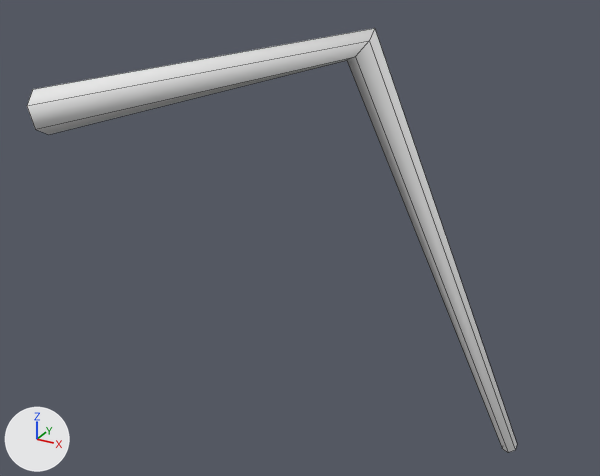
One commit to the FBX model unity/Assets/Art/Models/Mantis_Leg1.fbx: the scene before it, then after it.
Camera for both pictures: a 50 mm lens placed at (0.632, -0.6, 0.223), pointed at (0.215, 0.157, -0.155). The axes (+X, +Y, +Z) are drawn at lower left. The lights are the same throughout. The picture after the commit comes second. Mesh edges are drawn as thin lines. Where no turn or scale is listed for an object, it has been applied to the vertices.

The first picture shows 'Mantis_Leg1'.
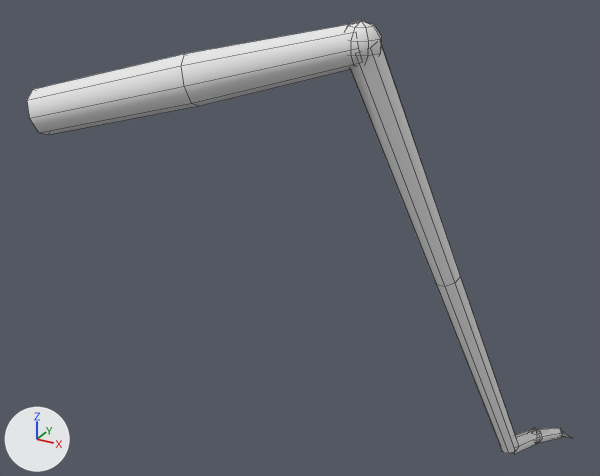
What the commit changed:
me_mantis_leg1 is used by ob_mantis_leg1; location (0.0, 0.0, 0.0).
me_mantis_leg1 had 18 vertices, 12 faces and spanned x -0.009..0.458, y -0.021..0.289, z -0.444..0.095.
me_mantis_leg1 now has 130 vertices, 116 faces and spans x -0.009..0.514, y -0.023..0.359, z -0.451..0.101.
me_mantis_leg1 part 1: a new loose piece, a UV sphere (8 segments, 5 rings, poles along z) spanning x 0.29..0.33, y 0.08..0.12, z 0.059..0.101, in mat_vertexcolor (white #e7e7e7).
me_mantis_leg1 part 2: a new loose piece, a UV sphere (6 segments, 4 rings, poles along z) spanning x 0.463..0.484, y 0.302..0.319, z -0.445..-0.425, in mat_vertexcolor (white #e7e7e7).
me_mantis_leg1 part 3: a new loose piece of 24 vertices spanning x 0.292..0.461, y 0.082..0.291, z -0.445..0.088, in mat_vertexcolor (white #e7e7e7).
me_mantis_leg1 part 4: a new loose piece of 18 vertices spanning x 0.442..0.502, y 0.274..0.345, z -0.451..-0.426, in mat_vertexcolor (white #e7e7e7).
Part 5, on me_mantis_leg1:
16 vertices are removed from x -0.009..0.458, y -0.021..0.289, z -0.444..0.095.
12 faces are deleted.
22 vertices are added at x -0.009..0.317, y -0.023..0.119, z -0.016..0.099.
16 new faces join them.
Other edits to the shape of me_mantis_leg1 do not show in these pictures.

Boxes (x1, y1, x2, y2) around the edits, measured in the pictures (600 x 476 px; the box of a moved part takes in the faces that stretch with it):
'Mantis_Leg1', reshaped (11% wider)
    before: (27, 28, 517, 452)
    after: (27, 21, 571, 454)
part 1 of me_mantis_leg1, added
    after: (347, 21, 382, 66)
part 2 of me_mantis_leg1, added
    after: (530, 428, 543, 441)
part 3 of me_mantis_leg1, added
    after: (349, 46, 518, 454)
part 4 of me_mantis_leg1, added
    after: (511, 427, 562, 454)
part 5 of me_mantis_leg1, moved or reshaped
    before: (27, 28, 517, 452)
    after: (27, 24, 359, 135)
